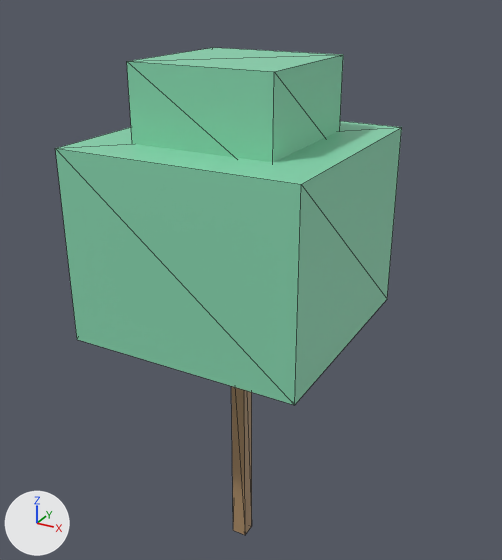
A saved change to the glTF model data/islands/disksaver/glb/Prop_DS_Tree_27.glb.
Camera for both pictures: a camera (50 mm lens) standing at (5.97, -10.45, 11.32) and looking at (0.02, 0.35, 5.92). Lighting does not change. The marker at lower left points along +X, +Y and +Z. The picture after the commit comes second. Mesh edges are drawn as thin lines. Vertices at exactly the same position are counted once.
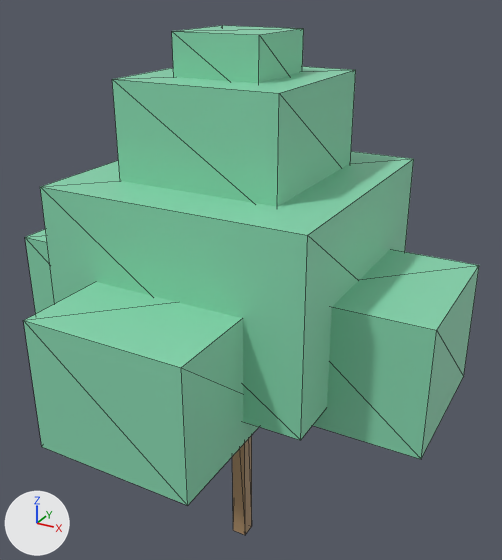
Changed parts and their boxes (x1, y1, x2, y2) in the pictures (502 x 560 px):
'Cube.001', moved, rescaled (8% wider): before (55, 121, 402, 405); after (40, 151, 414, 440)
'Cube.002', moved, rescaled: before (127, 47, 343, 162); after (312, 249, 479, 459)
'Cube.005', added (green): after (23, 282, 259, 505)
'Cube.006', added (green): after (112, 66, 356, 207)
'Cube.007', added (green): after (172, 25, 304, 83)
'Cube.003', added (green): after (25, 229, 55, 313)

What the commit changed:
me_cube_1494 is used by ob_cube_001; location (0.0, 0.0, 0.0).
me_cube_1494 had 8 vertices, 12 faces and spanned x -2.19..2.19, y -2.19..2.19, z 5.25..8.75.
me_cube_1494 now has 8 vertices, 12 faces and spans x -2.41..2.41, y -2.41..2.41, z 4.81..8.14.
me_cube_1494 part 1: the whole mesh is scaled about its middle by (1.1, 1.1, 0.95), then moved by (0.0, 0.0, -0.53).
me_cube_1495 is used by ob_cube_002; location (0.0, 0.0, 0.0).
me_cube_1495 had 8 vertices, 12 faces and spanned x -1.31..1.31, y -1.31..1.31, z 8.31..10.06.
me_cube_1495 now has 8 vertices, 12 faces and spans x 1.23..4.03, y -1.4..1.4, z 4.38..6.65.
me_cube_1495 part 2: the whole mesh is scaled about its middle by (1.07, 1.07, 1.3), then moved by (2.63, 0.0, -3.68).
Mesh me_cube_1635 is new.
It is a box spanning x -0.79..0.79, y -0.79..0.79, z 9.45..10.5.
It uses material mat_ds_leaf3 (green #88d7b0).
Mesh me_cube_1634 is new.
It is a box spanning x -1.49..1.49, y -1.49..1.49, z 7.87..9.8.
It uses material mat_ds_leaf3 (green #88d7b0).
Mesh me_cube_1633 is new.
It is a box spanning x -1.4..1.4, y -4.02..-1.22, z 4.38..6.65.
It uses material mat_ds_leaf3 (green #88d7b0).
Mesh me_cube_1631 is new.
It is a box spanning x -4.02..-1.22, y -1.4..1.4, z 4.38..6.65.
It uses material mat_ds_leaf3 (green #88d7b0).
Object 'Cube.007' (ob_cube_007) is new; it shows me_cube_1635.
Its location is (0.0, 0.0, 0.0).
Object 'Cube.006' (ob_cube_006) is new; it shows me_cube_1634.
Its location is (0.0, 0.0, 0.0).
Object 'Cube.005' (ob_cube_005) is new; it shows me_cube_1633.
Its location is (0.0, 0.0, 0.0).
Object 'Cube.003' (ob_cube_003) is new; it shows me_cube_1631.
Its location is (0.0, 0.0, 0.0).
